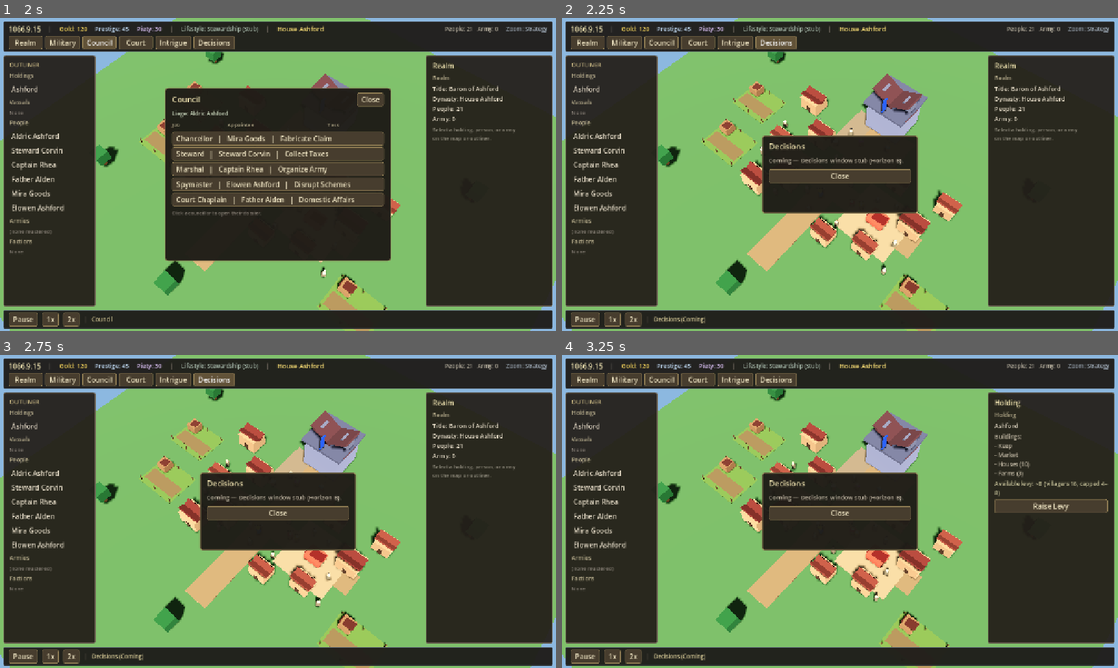
Above: before the commit, frames 1-4 (two rows, left to right).
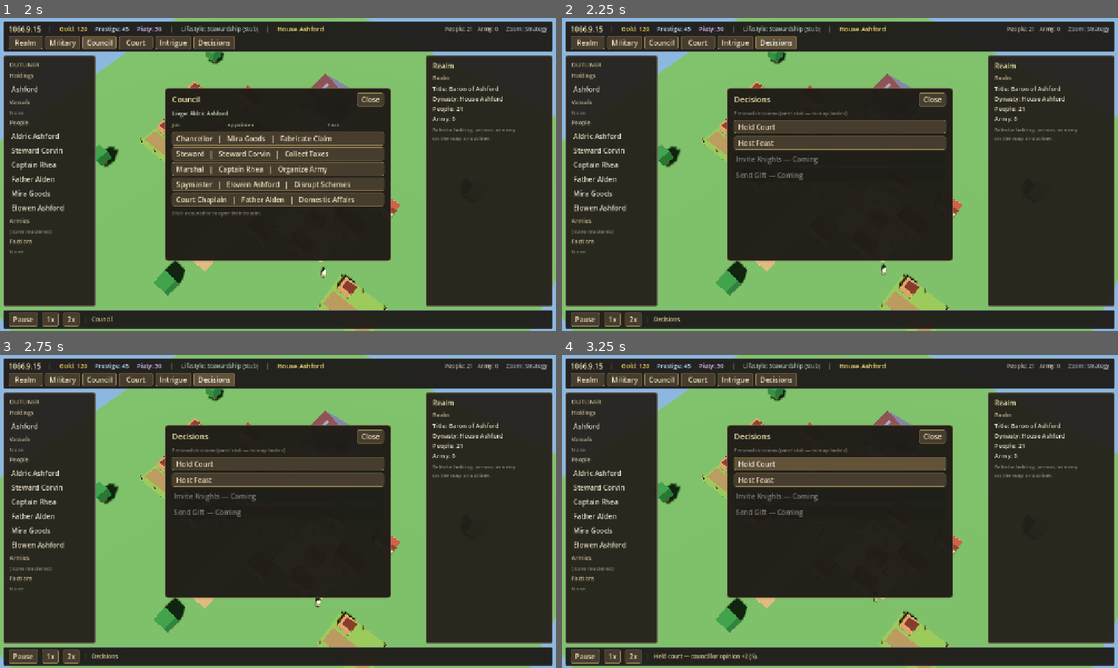
Above: after the commit, the same moments.

Repository: lpoyoll/Realm-of-Kings
Game: Godot game, scene res://scenes/main.tscn
The game is run twice, just before and just after one commit, with the same random seed, the same clock (stepped at 60 frames per second) and the same inputs.
Inputs (mouse positions are in pixels of both pictures, inside the frame that each line leads up to):
- Up to frame 1 (2 s): click "Military" at 0.5 s; click "Council" at 1.25 s
- Up to frame 2 (2.25 s): click "Decisions" at 2 s
- Up to frame 3 (2.75 s): no input
- Up to frame 4 (3.25 s): click (840, 464) at 2.75 s, where only the run after the commit has a clickable "Hold Court"

Frame 1 is identical in both runs. In frame 2, 18% of the frame differs, in the area x 21-71%, y 22-98%; in frame 3, 18%; in frame 4, 20%, in the area x 16-99%, y 14-98%.

Commit message:
Decisions window stub: Hold Court / Host Feast live; two Coming.

Diff:
--- a/scripts/ui/ck3_shell.gd
+++ b/scripts/ui/ck3_shell.gd
@@ -78,6 +78,9 @@
 var _military_levy_label: Label
 var _military_marshal_label: Label
 
+var _decisions_modal: PanelContainer
+var _decisions_rows: VBoxContainer
+
 func _ready() -> void:
 	_build_styles()
 	_build_ui()
@@ -240,6 +243,7 @@
 	_build_stub_modal()
 	_build_council_window()
 	_build_military_window()
+	_build_decisions_window()
 
 func _build_top_bar() -> void:
 	var top := PanelContainer.new()
@@ -301,7 +305,7 @@
 		var b := Button.new()
 		b.text = str(n)
 		var title_name: String = str(n)
-		var is_live: bool = title_name == "Council" or title_name == "Military"
+		var is_live: bool = title_name == "Council" or title_name == "Military" or title_name == "Decisions"
 		if is_live:
 			b.tooltip_text = title_name
 		else:
@@ -502,12 +506,17 @@
 	if title_text == "Military":
 		_open_military_window()
 		return
+	if title_text == "Decisions":
+		_open_decisions_window()
+		return
 	if _stub_modal == null:
 		return
 	if _council_modal:
 		_council_modal.visible = false
 	if _military_modal:
 		_military_modal.visible = false
+	if _decisions_modal:
+		_decisions_modal.visible = false
 	_stub_modal_title.text = title_text
 	_stub_modal_body.text = "Coming — %s window stub (Horizon B)." % title_text
 	_stub_modal.visible = true
@@ -580,6 +589,8 @@
 		_stub_modal.visible = false
 	if _military_modal:
 		_military_modal.visible = false
+	if _decisions_modal:
+		_decisions_modal.visible = false
 	_refresh_council_rows()
 	_council_modal.visible = true
 	set_status("Council")
@@ -724,6 +735,8 @@
 		_stub_modal.visible = false
 	if _council_modal:
 		_council_modal.visible = false
+	if _decisions_modal:
+		_decisions_modal.visible = false
 	_refresh_military_levy()
 	_military_modal.visible = true
 	set_status("Military")
@@ -741,6 +754,111 @@
 	else:
 		count = get_tree().get_nodes_in_group("soldiers").size()
 	_military_levy_label.text = "Raised: %d (on map)" % count
+
+func _build_decisions_window() -> void:
+	_decisions_modal = PanelContainer.new()
+	_decisions_modal.name = "DecisionsModal"
+	_decisions_modal.add_theme_stylebox_override("panel", _modal_style)
+	_decisions_modal.mouse_filter = Control.MOUSE_FILTER_STOP
+	_decisions_modal.visible = false
+	_decisions_modal.set_anchors_preset(Control.PRESET_CENTER)
+	_decisions_modal.offset_left = -260
+	_decisions_modal.offset_top = -200
+	_decisions_modal.offset_right = 260
+	_decisions_modal.offset_bottom = 200
+	_root.add_child(_decisions_modal)
+
+	var v := VBoxContainer.new()
+	v.add_theme_constant_override("separation", 8)
+	_decisions_modal.add_child(v)
+
+	var header := HBoxContainer.new()
+	header.add_theme_constant_override("separation", 12)
+	v.add_child(header)
+	header.add_child(_label("Decisions", 18, Color(0.95, 0.90, 0.70)))
+	var spacer := Control.new()
+	spacer.size_flags_horizontal = Control.SIZE_EXPAND_FILL
+	spacer.mouse_filter = Control.MOUSE_FILTER_IGNORE
+	header.add_child(spacer)
+	var close_btn := Button.new()
+	close_btn.text = "Close"
+	_style_button(close_btn)
+	close_btn.pressed.connect(_close_decisions_window)
+	header.add_child(close_btn)
+
+	v.add_child(_label("Personal decisions (panel stub — no map bodies).", 11, Color(0.55, 0.52, 0.48)))
+
+	_decisions_rows = VBoxContainer.new()
+	_decisions_rows.name = "DecisionsRows"
+	_decisions_rows.add_theme_constant_override("separation", 6)
+	v.add_child(_decisions_rows)
+
+	_add_decision_row("Hold Court", "Grant audiences; small opinion bump for councillors.", true, _on_hold_court)
+	_add_decision_row("Host Feast", "Spend a little gold to host a feast (toast stub).", true, _on_host_feast)
+	_add_decision_row("Invite Knights", "Coming", false, Callable())
+	_add_decision_row("Send Gift", "Coming", false, Callable())
+
+func _add_decision_row(title_text: String, hint: String, enabled: bool, on_press: Callable) -> void:
+	if _decisions_rows == null:
+		return
+	var row := Button.new()
+	row.alignment = HORIZONTAL_ALIGNMENT_LEFT
+	if enabled:
+		row.text = title_text
+		row.tooltip_text = hint
+		row.disabled = false
+		if on_press.is_valid():
+			row.pressed.connect(on_press)
+	else:
+		row.text = "%s — Coming" % title_text
+		row.tooltip_text = "Coming"
+		row.disabled = true
+	_style_button(row)
+	_decisions_rows.add_child(row)
+
+func _open_decisions_window() -> void:
+	if _decisions_modal == null:
+		_build_decisions_window()
+	if _stub_modal:
+		_stub_modal.visible = false
+	if _council_modal:
+		_council_modal.visible = false
+	if _military_modal:
+		_military_modal.visible = false
+	_decisions_modal.visible = true
+	set_status("Decisions")
+
+func _close_decisions_window() -> void:
+	if _decisions_modal:
+		_decisions_modal.visible = false
+
+func _on_hold_court() -> void:
+	var bumped: int = 0
+	for job in _CouncilDataScript.job_defs():
+		var appointee: Node = _CouncilDataScript.resolve_appointee(get_tree(), job)
+		if appointee == null or not is_instance_valid(appointee):
+			continue
+		if "opinion" in appointee:
+			var cur: int = int(appointee.opinion)
+			appointee.opinion = clampi(cur + 2, 0, 100)
+			bumped += 1
+	if sel_kind == SelKind.CHARACTER and selected != null and is_instance_valid(selected):
+		_populate_character(selected)
+	if bumped > 0:
+		set_status("Held court — councillor opinion +2 (%d)." % bumped)
+	else:
+		set_status("Held court — no councillors to impress.")
+
+func _on_host_feast() -> void:
+	var cost: int = 10
+	if is_instance_valid(GameData):
+		if GameData.gold >= cost:
+			GameData.gold -= cost
+			set_status("Hosted a feast (-%d gold)." % cost)
+		else:
+			set_status("Hosted a feast (not enough gold for %d stub cost)." % cost)
+	else:
+		set_status("Hosted a feast.")
 
 func _build_bottom_bar() -> void:
 	var bottom := PanelContainer.new()
Not shown, changed: README.md
